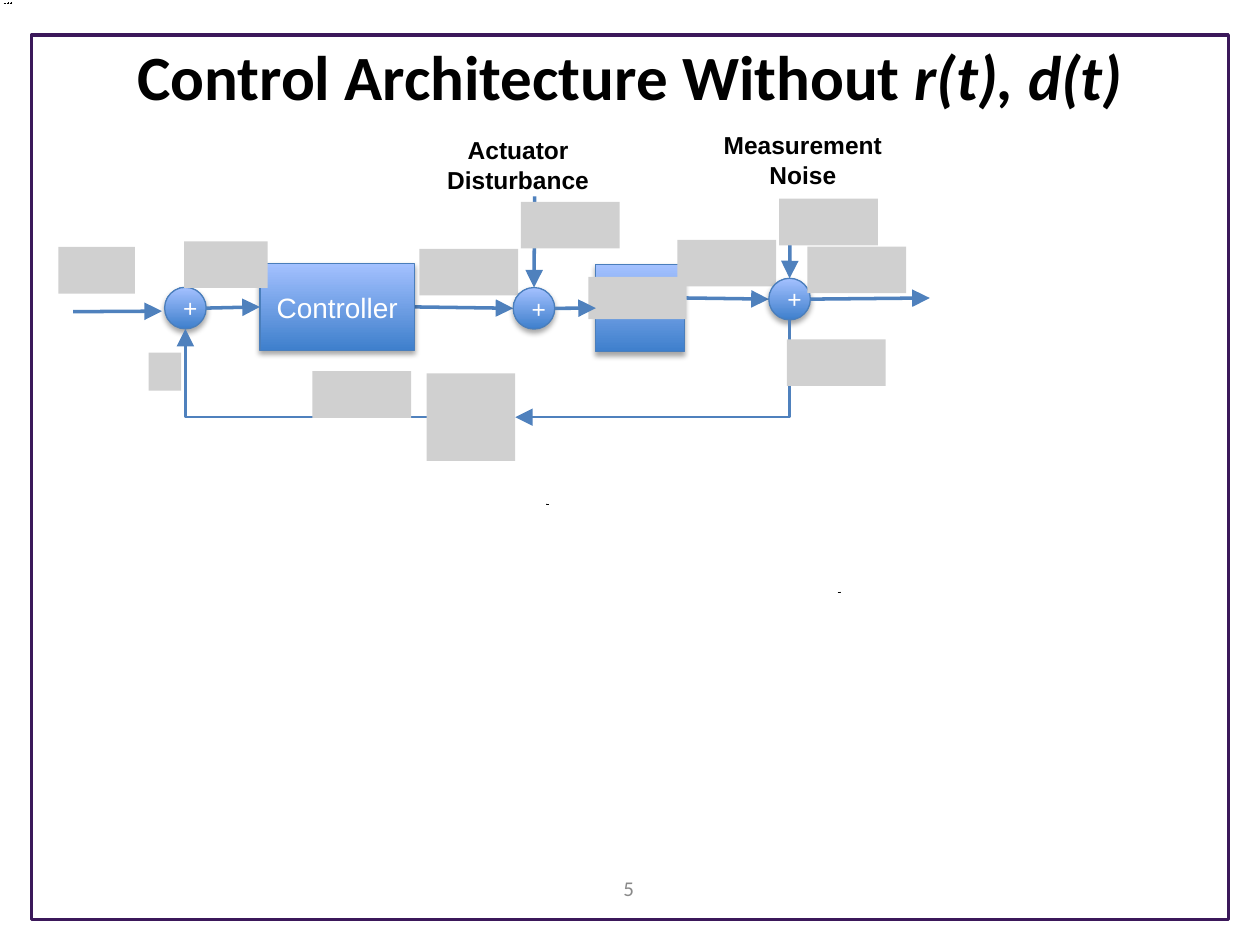
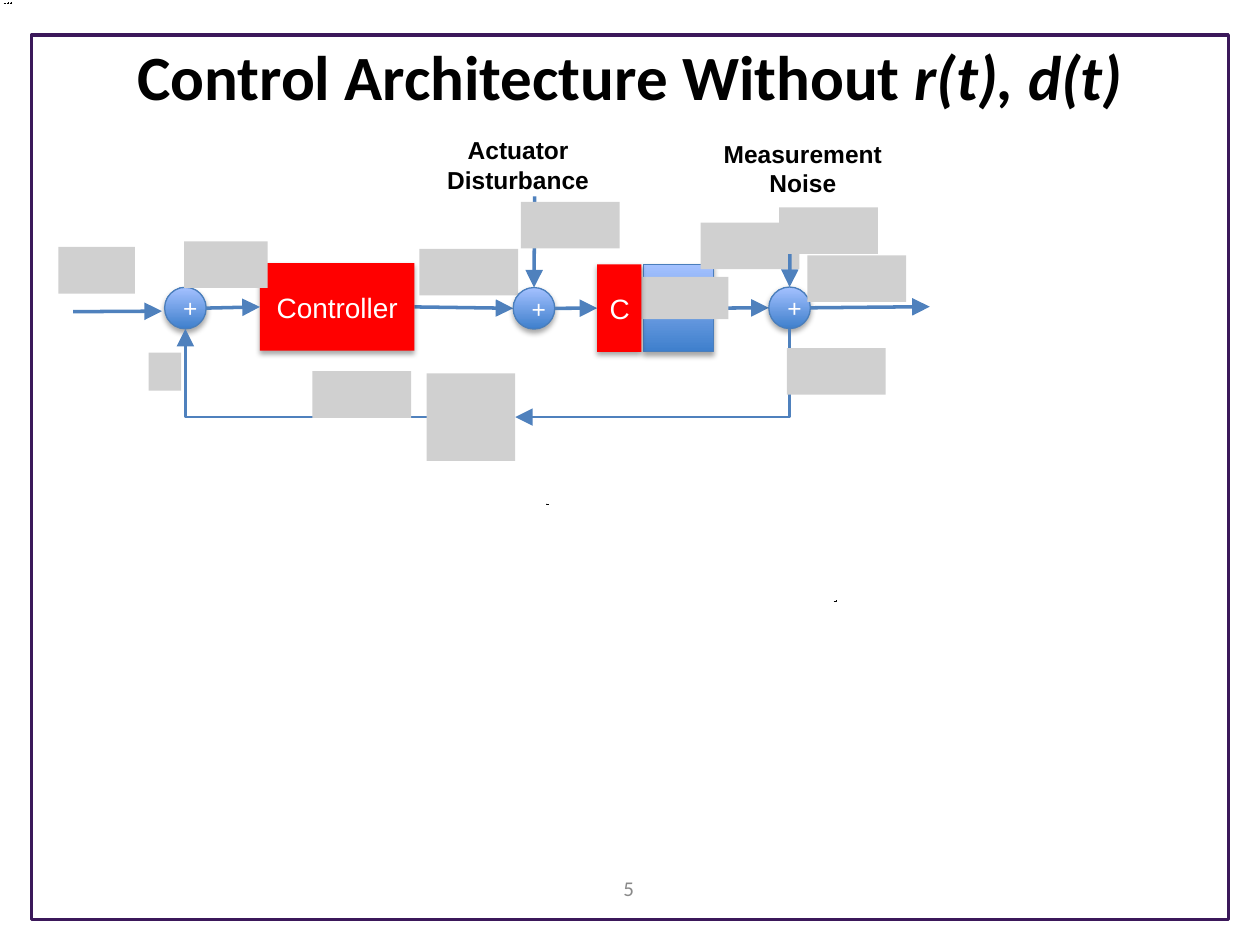
Before and after one commit to joseph-hellerstein/advanced-controls-lectures, a slide deck: slide 5 of lectures/lecture_02-elements-of-closed-loop-systems/elements_of_closed_loop_systems.pptx. Drawn at 1260x945 pixels with LibreOffice and Linux fonts; fonts in the diff are those of the drawing; grey boxes stand for pictures; background and template pictures are left out. Boxes give left, top, right and bottom in pixels: in the first picture for what was removed or moved away, otherwise in the second. Text is boxed around its words. In the diff, an @@ line names an element or a change of style, - is before the commit and + after.

```diff
--- a/lectures/lecture_02-elements-of-closed-loop-systems/elements_of_closed_loop_systems.pptx
+++ b/lectures/lecture_02-elements-of-closed-loop-systems/elements_of_closed_loop_systems.pptx
@@ picture removed at (678,239,776,286) @@
@@ picture added at (701,223,799,270) @@
@@ 3 pictures, 1 text, 1 ellipse, 1 arrow: place and size @@
-3 pictures, 1 text, 1 ellipse, 1 arrow at (724,137,906,386)
+3 pictures, 1 text, 1 ellipse, 1 arrow at (724,146,906,394)
@@ rectangle "Controller" at (260,263,415,350): fill gradient #3F80CE to #A4C4FF to #FF0000; outline #4B7EBC 0.75 pt to none @@
@@ rectangle added at (597,265,641,352), fill #FF0000, 16 pt, text #FFFFFF @@
+C
@@ rectangle: place and size @@
-rectangle at (596,265,684,352)
+rectangle at (644,265,713,352)
@@ picture: place and size @@
-picture at (588,277,687,320)
+picture at (630,277,728,320)
@@ elbow arrow moved from (790, 320) - (515, 417) to (790, 329) - (515, 417) @@
@@ arrow moved from (687, 299) - (769, 299) to (713, 309) - (769, 307) @@
@@ arrow moved from (810, 299) - (930, 299) to (810, 307) - (930, 306) @@
```
Also in this commit, not shown: 8 other slides changed, 1 slide removed.
